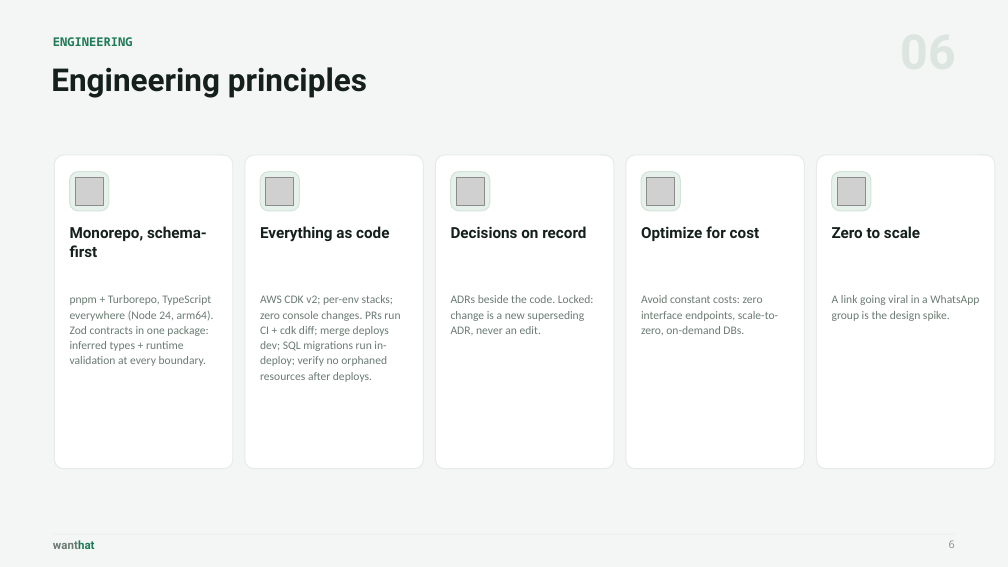
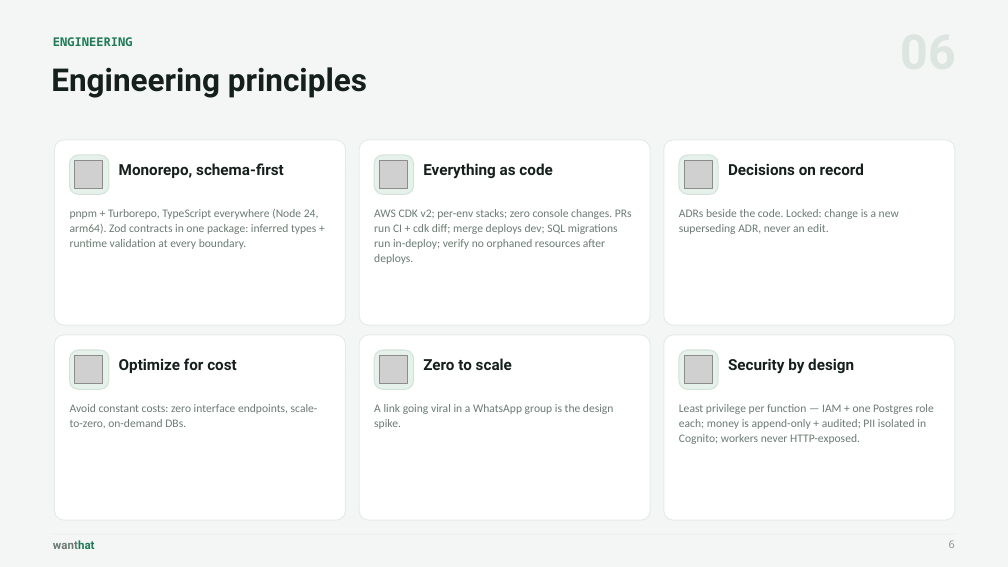
Before and after one commit to wanthat-app/monorepo, a slide deck: slide 6 of slides/wanthat-presentation.pptx. Drawn at 1008x567 pixels with LibreOffice and Linux fonts; fonts in the diff are those of the drawing; grey boxes stand for pictures. Boxes give left, top, right and bottom in pixels: in the first picture for what was removed or moved away, otherwise in the second. Text is boxed around its words. In the diff, an @@ line names an element or a change of style, - is before the commit and + after.

```diff
--- a/slides/wanthat-presentation.pptx
+++ b/slides/wanthat-presentation.pptx
@@ rounded rectangle: place and size @@
-rounded rectangle at box(54, 155, 233, 469)
+rounded rectangle at box(54, 140, 346, 325)
@@ rounded rectangle: place and size @@
-rounded rectangle at box(245, 155, 423, 469)
+rounded rectangle at box(359, 140, 650, 325)
@@ rounded rectangle: place and size @@
-rounded rectangle at box(436, 155, 614, 469)
+rounded rectangle at box(664, 140, 955, 325)
@@ rounded rectangle: place and size @@
-rounded rectangle at box(70, 172, 109, 211)
+rounded rectangle at box(70, 155, 109, 194)
@@ picture: place and size @@
-picture at box(75, 178, 103, 206)
+picture at box(75, 160, 103, 188)
@@ text "Monorepo, schema-first" rewrapped from box(70, 226, 207, 257) to box(119, 163, 284, 178) @@
@@ rounded rectangle: place and size @@
-rounded rectangle at box(260, 172, 299, 211)
+rounded rectangle at box(374, 155, 414, 194)
@@ picture: place and size @@
-picture at box(266, 178, 294, 206)
+picture at box(380, 160, 408, 188)
@@ text "Everything as code": place and size @@
-text "Everything as code" at box(260, 226, 389, 242)
+text "Everything as code" at box(423, 163, 552, 179)
@@ rounded rectangle: place and size @@
-rounded rectangle at box(451, 172, 490, 211)
+rounded rectangle at box(679, 155, 718, 194)
@@ picture: place and size @@
-picture at box(457, 178, 485, 206)
+picture at box(684, 160, 712, 188)
@@ text "Decisions on record": place and size @@
-text "Decisions on record" at box(451, 226, 586, 238)
+text "Decisions on record" at box(728, 163, 864, 175)
@@ text "pnpm + Turborepo, TypeScript everywhere ..." rewrapped from box(70, 295, 214, 366) to box(70, 209, 319, 249) @@
@@ text "AWS CDK v2; per-env stacks; ..." rewrapped from box(260, 295, 400, 382) to box(374, 209, 632, 264) @@
@@ text "ADRs beside the code. Locked: ..." rewrapped from box(451, 295, 594, 335) to box(679, 209, 899, 234) @@
@@ rounded rectangle: place and size @@
-rounded rectangle at box(626, 155, 805, 469)
+rounded rectangle at box(54, 335, 346, 520)
@@ rounded rectangle: place and size @@
-rounded rectangle at box(641, 172, 681, 211)
+rounded rectangle at box(70, 350, 109, 389)
@@ picture: place and size @@
-picture at box(647, 178, 675, 206)
+picture at box(75, 356, 103, 384)
@@ text "Optimize for cost": place and size @@
-text "Optimize for cost" at box(641, 226, 760, 241)
+text "Optimize for cost" at box(119, 358, 237, 373)
@@ rounded rectangle: place and size @@
-rounded rectangle at box(817, 155, 995, 469)
+rounded rectangle at box(359, 335, 650, 520)
@@ rounded rectangle: place and size @@
-rounded rectangle at box(832, 172, 871, 211)
+rounded rectangle at box(374, 350, 414, 389)
@@ picture: place and size @@
-picture at box(837, 178, 865, 206)
+picture at box(380, 356, 408, 384)
@@ text "Zero to scale": place and size @@
-text "Zero to scale" at box(832, 226, 920, 238)
+text "Zero to scale" at box(423, 358, 512, 370)
@@ rounded rectangle added at box(664, 335, 955, 520), fill #FFFFFF, outline #E6EBE8 1 pt @@
@@ rounded rectangle added at box(679, 350, 718, 389), fill #E7F1EC, outline #D2E3D9 1 pt @@
@@ picture added at box(684, 356, 712, 384) @@
@@ text added at box(728, 358, 854, 374), 14.5 pt, text #15201C, bold @@
+Security by design
@@ text "Avoid constant costs: zero interface ..." rewrapped from box(641, 295, 778, 335) to box(70, 404, 318, 428) @@
@@ text "A link going viral in ..." rewrapped from box(832, 295, 979, 321) to box(374, 404, 614, 429) @@
@@ text added at box(679, 404, 934, 444), 11 pt, text #6B7B73 @@
+Least privilege per function — IAM + one Postgres role each; money is append-only + audited; PII isolated in Cognito; workers never HTTP-exposed.
```
Also in this commit, not shown: 4 other slides changed, 1 other file.
